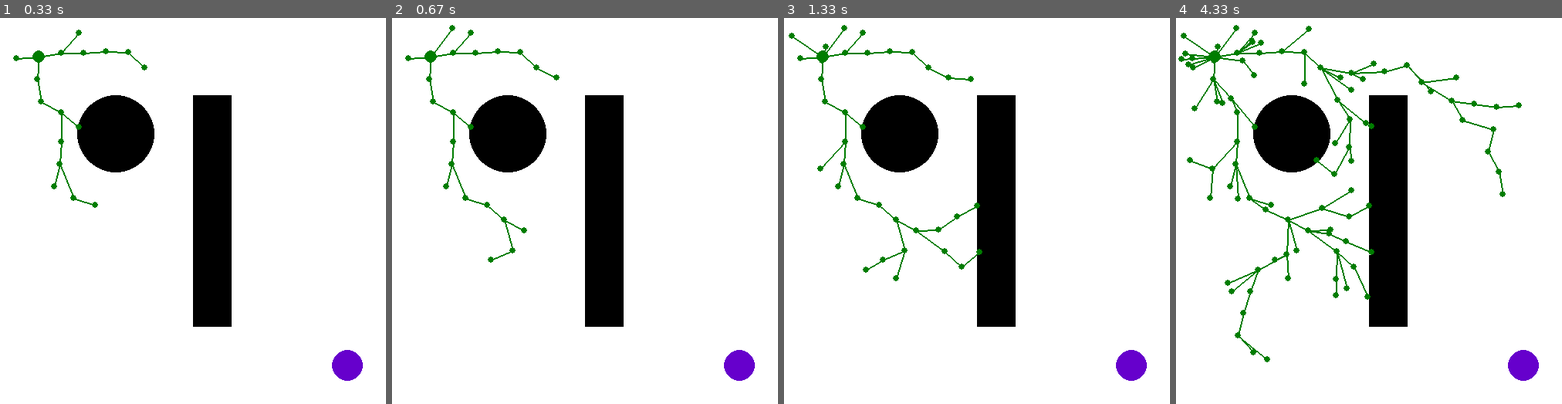
Above: before the commit, frames 1-4 (left to right).
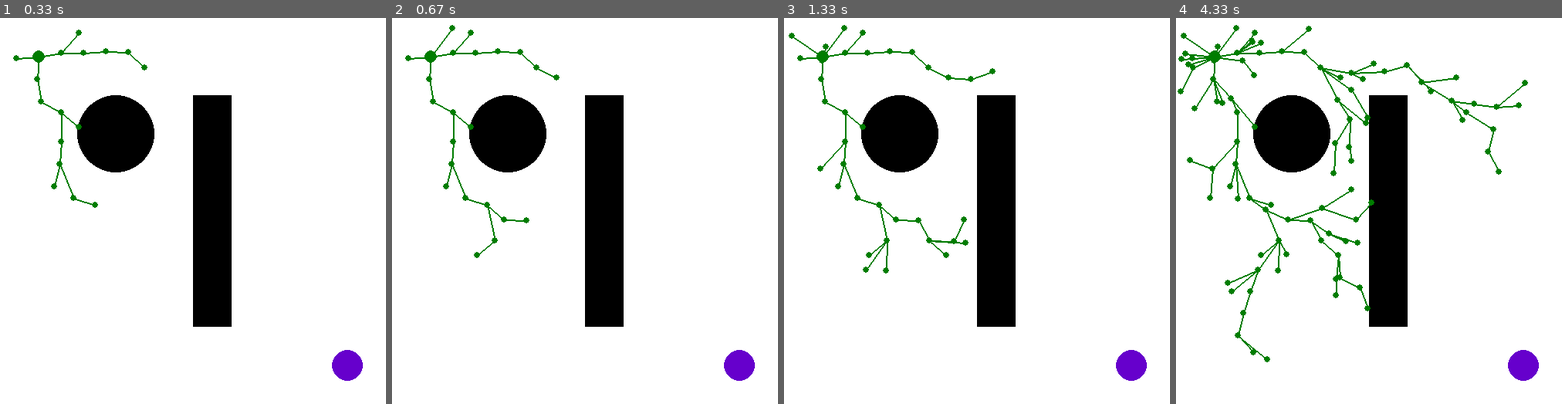
Above: after the commit, the same moments.

Repository: rafaelbarretorb/Path-Planning-Pygame
Game: pygame game, started from RRT/rrt_star_smart.py
The game is run twice, just before and just after one commit, with the same random seed, the same clock (stepped at 60 frames per second) and the same inputs. The source is Python 2; it was converted automatically to run under Python 3.
Inputs:
- Up to frame 1 (0.33 s): no input
- Up to frame 2 (0.67 s): no input
- Up to frame 3 (1.33 s): no input
- Up to frame 4 (4.33 s): no input

Frame 1 is identical in both runs. In frame 2, 0.2% of the frame differs, in the area x 21-36%, y 49-64%; in frame 3, 0.7%; in frame 4, 1.3%, in the area x 0-92%, y 9-76%.

Commit message:
add intelligent sampling

Diff:
--- a/RRT/rrt_star_smart.py
+++ b/RRT/rrt_star_smart.py
@@ -46,11 +46,12 @@
 						 epsilon_max=epsilon_max,
 						 max_num_nodes=max_num_nodes,
 						 screen=self.screen,
-						 obstacles=self.obstacles, obs_resolution=self.obs_resolution)
+						 obstacles=self.obstacles, obs_resolution=self.obs_resolution,
+						 biasing_radius=20.0)
 
 		self.tree.set_goal(Node(goal_point, None))
 		self.goal_node = self.tree.get_goal()
-		self.n = 0
+		self.n = None
 
 	def constant_draw(self):
 		""" . """
@@ -62,12 +63,14 @@
 		i = 0
 		b = 100
 		j = 1
-		n = self.max_num_nodes
 		while self.keep_searching():
 			self.constant_draw()
 			pygame.display.update()
-			if i == (n + j*b):
-				path = self.tree.path_otimization()
+
+			# Intelligent Sampling
+			if self.n != None and i == (self.n + j*b):
+
+				self.tree.grow_tree(random_sample=False)
 				j = j + 1
 			else:
 				# Tree grows
@@ -78,18 +81,16 @@
 				if not self.goal_found:
 					if self.is_goal_reached(new_node, self.goal_node):
 						self.goal_found = True
-						n = i
-
-						print "b: " + str(b)
+						self.n = i
 
 						# new node is the final goal
 						self.goal_node = self.tree.set_goal(new_node)
 						path = self.tree.compute_path()
 				else:
-					path = self.tree.compute_path()
+					path = self.tree.path_otimization()
 
 			i = i + 1
-		return [], []
+		return []
 
 	def keep_searching(self):
 		""" ."""
@@ -113,8 +114,8 @@
 YDIM = 500
 WINSIZE = (XDIM, YDIM)
 EPSILON = 7.0
-MAX_NUM_NODES = 2000
-MIN_NUM_NODES = 1000
+MAX_NUM_NODES = 3000
+MIN_NUM_NODES = 1500
 
 def main():
 	pygame.init()
@@ -129,8 +130,8 @@
 	obs.make_rect(250, 100, 50, 300)
 	obs.draw()
 
-	start_point = [50, 50]
-	goal_point = [450, 450]
+	start_point = (50, 50)
+	goal_point = (450, 450)
 	goal_tolerance = 20
 	obs_resolution = 5
 	rrt_star_smart = RRTStarSmart(start_point, goal_point,
--- a/RRT/tree.py
+++ b/RRT/tree.py
@@ -25,7 +25,8 @@
 				 epsilon_max,
 				 max_num_nodes,
 				 screen,
-				 obstacles, obs_resolution):
+				 obstacles, obs_resolution,
+				 biasing_radius=None):
 		""" ."""
 		self.is_start_tree = is_start_tree
 		self.nodes = list()
@@ -63,6 +64,11 @@
 		# Draw Tree Start Node
 		self.draw_node(start_point, radius=8)
 
+
+		# RRT*-Smart
+		self.biasing_radius = biasing_radius
+		self.beacons = list()
+
 		pygame.display.update()
 
 	def get_nodes_length(self):
@@ -122,17 +128,56 @@
 
 		pygame.display.update()
 
-	def grow_tree(self):
+	# def grow_tree(self, random_sample=True):
+	# 	""" ."""
+	# 	found_next = False
+	# 	if random_sample:
+	# 		while found_next == False:
+	# 			p_rand = self.sample_free(random_sample)
+	# 			n_nearest = self.get_nearest(p_rand)
+	# 			p_new = self.steer(n_nearest.point, p_rand)
+	# 			if self.obstacle_free(n_nearest.point, p_new):
+	# 				found_next = True
+	# 				self.insert_node(p_new, n_nearest)
+	# 	else:
+	# 		for beacon in self.beacons:
+	# 			while found_next == False:
+	# 				p_rand = self.sample_free(random_sample=False, beacon=beacon.point)
+	# 				n_nearest = self.get_nearest(p_rand)
+	# 				p_new = self.steer(n_nearest.point, p_rand)
+	# 				if self.obstacle_free(n_nearest.point, p_new):
+	# 					found_next = True
+	# 					self.insert_node(p_new, n_nearest)
+
+	def grow_tree(self, random_sample=True):
 		""" ."""
 		found_next = False
-		while found_next == False:
-			p_rand = self.sample_free()
-			n_nearest = self.get_nearest(p_rand)
-			p_new = self.steer(n_nearest.point, p_rand)
-			if self.obstacle_free(n_nearest.point, p_new):
-				found_next = True
-				self.insert_node(p_new, n_nearest)
-				# time.sleep(0.01)
+		if random_sample:
+			while found_next == False:
+				p_rand = self.sample_free()
+				if self.found_next_node(p_rand):
+					found_next = True
+		else:
+			print "Intelligent Sampling!!!"
+			print "Number of beacons: " + str(len(self.beacons))
+			for i in range(10):
+				for beacon in self.beacons:
+					found_next = False
+					# print "beacon: " + str(beacon.point)
+					while found_next == False:
+						p_rand = self.sample_free(random_sample=False, beacon_point=beacon.point)
+						if self.found_next_node(p_rand):
+							found_next = True
+
+	def found_next_node(self, random_point):
+		""" ."""
+		n_nearest = self.get_nearest(random_point)
+		p_new = self.steer(n_nearest.point, random_point)
+		if self.obstacle_free(n_nearest.point, p_new):
+			self.insert_node(p_new, n_nearest)
+			return True
+		else:
+			return False
 
 	def insert_node(self, p_new, n_nearest):
 		""" ."""
@@ -156,14 +201,28 @@
 		# uncomment to make animation slow
 		# time.sleep(0.05)
 
-	def sample_free(self):
+	def sample_free(self, random_sample=True, beacon_point=None):
 		"""  Get a random point located in a free area
 		random.random() returns a random number between 0 and 1
 		point_rand = RANDOM_NUMBER * XDIM, RANDOM_NUMBER * YDIM
 		"""
-		# TODO no collision yet
 		for i in range(1000):
-			return int((random.random())*500), int((random.random())*500)
+			if not random_sample:
+				x_rand = int(beacon_point[0] + self.biasing_radius * 2 * (random.random() - 0.5))
+				y_rand = int(beacon_point[1] + self.biasing_radius * 2 * (random.random() - 0.5))
+				p_rand = x_rand, y_rand
+
+				# time.sleep(0.5)
+				# Check collision
+				if not self.collision(p_rand):
+					# print "beacon: " + str(beacon_point) + " --> " + str(p_rand)
+					return p_rand
+			else:
+				p_rand = int((random.random())*500), int((random.random())*500)
+
+				# Check collision
+				if not self.collision(p_rand):
+					return p_rand
 
 		sys.exit("ERROR MESSAGE: Samples in free space fail after 1000 attempts!!!")
 
@@ -251,12 +310,17 @@
 		path = list()
 		current_node = self.goal
 
+		self.beacons = list()
+
 		while current_node.parent != None:
 			path.insert(0, current_node.point)
+			self.beacons.append(current_node)
+
 			current_node = current_node.parent
 
 		# Add the start point
 		path.insert(0, current_node.point)
+		self.beacons.insert(0, current_node)
 
 		self.draw_current_path(path)
 
